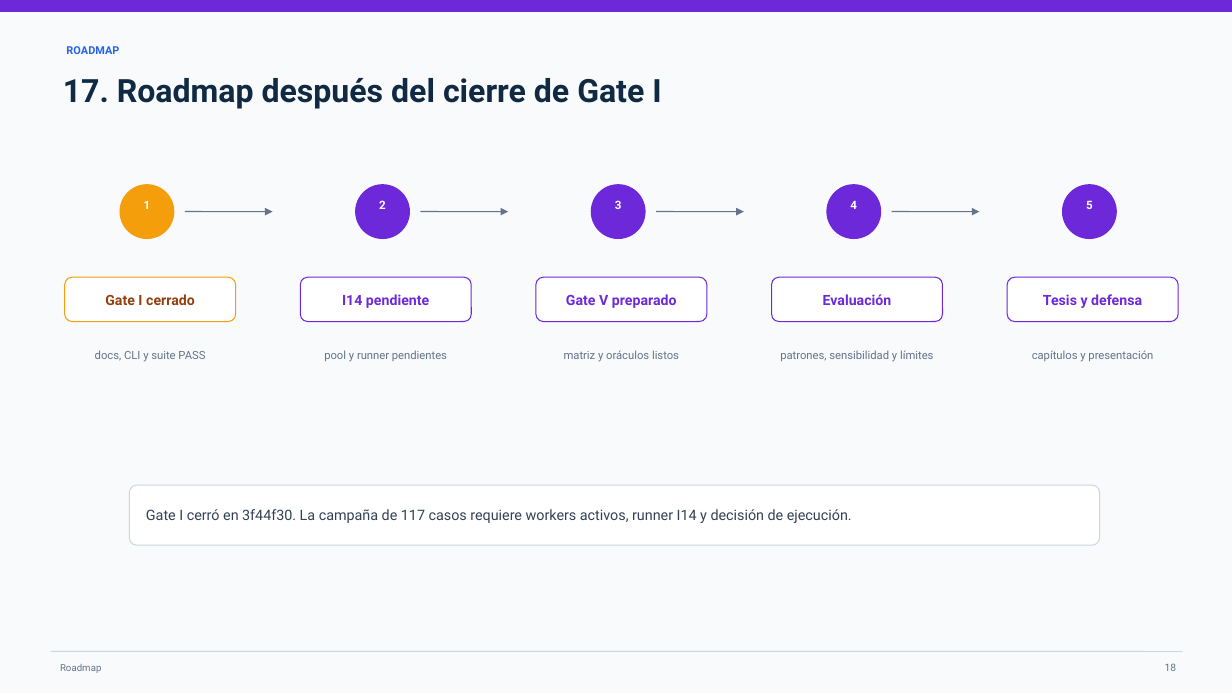
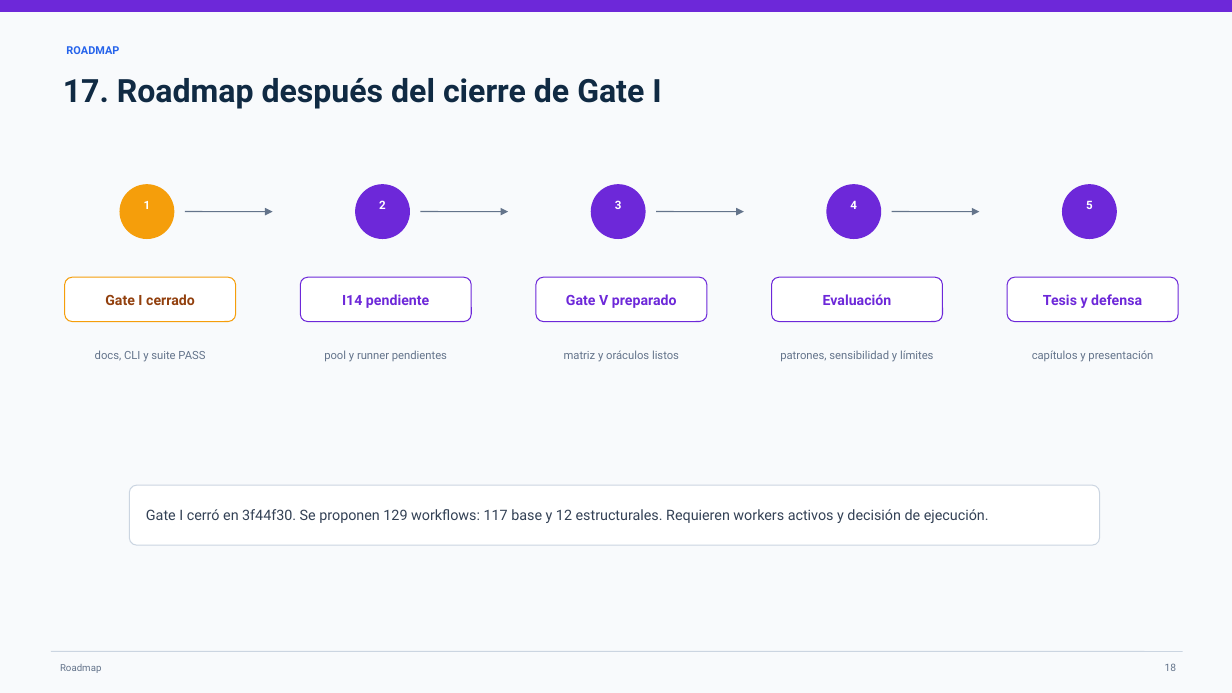
Before and after one commit to IngSeb0/pegasus_movement_analyzer_v05, a slide deck: slide 18 of docs/thesis/presentation/PRESENTACION_TESIS_DATA_MOVEMENT_ACTUALIZADA.pptx. Drawn at 1232x693 pixels with LibreOffice and Linux fonts; fonts in the diff are those of the drawing. Boxes give left, top, right and bottom in pixels: in the first picture for what was removed or moved away, otherwise in the second. Text is boxed around its words. In the diff, an @@ line names an element or a change of style, - is before the commit and + after.

```diff
--- a/docs/thesis/presentation/PRESENTACION_TESIS_DATA_MOVEMENT_ACTUALIZADA.pptx
+++ b/docs/thesis/presentation/PRESENTACION_TESIS_DATA_MOVEMENT_ACTUALIZADA.pptx
@@ text at (146, 509, 989, 523): text changed @@
-Gate I cerró en 3f44f30. La campaña de 117 casos requiere workers activos, runner I14 y decisión de ejecución.
+Gate I cerró en 3f44f30. Se proponen 129 workflows: 117 base y 12 estructurales. Requieren workers activos y decisión de ejecución.
```
Also in this commit, not shown: 12 other files.
